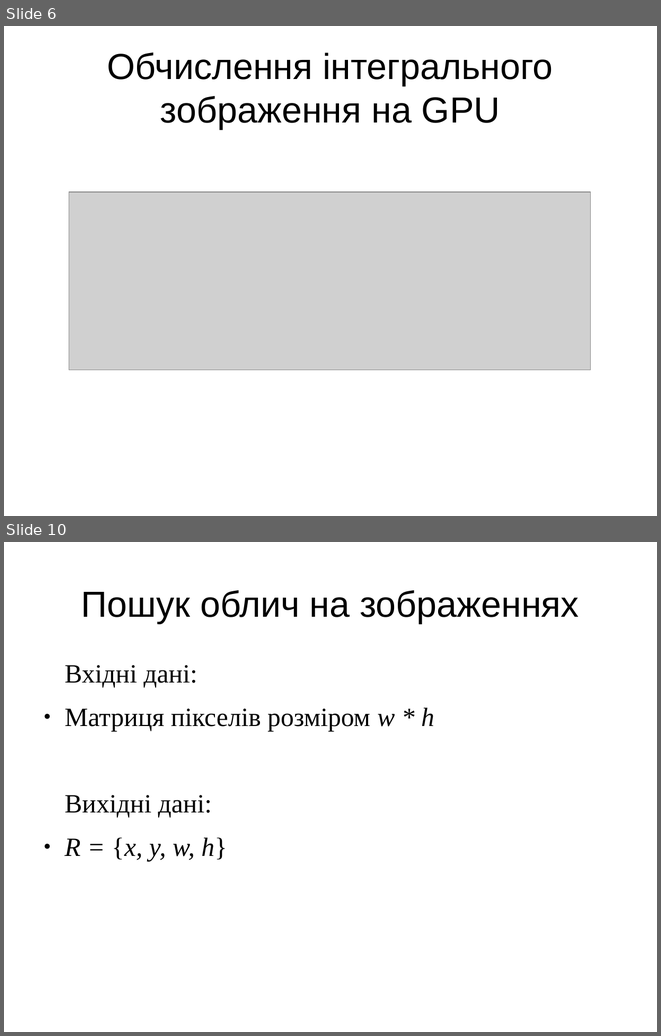
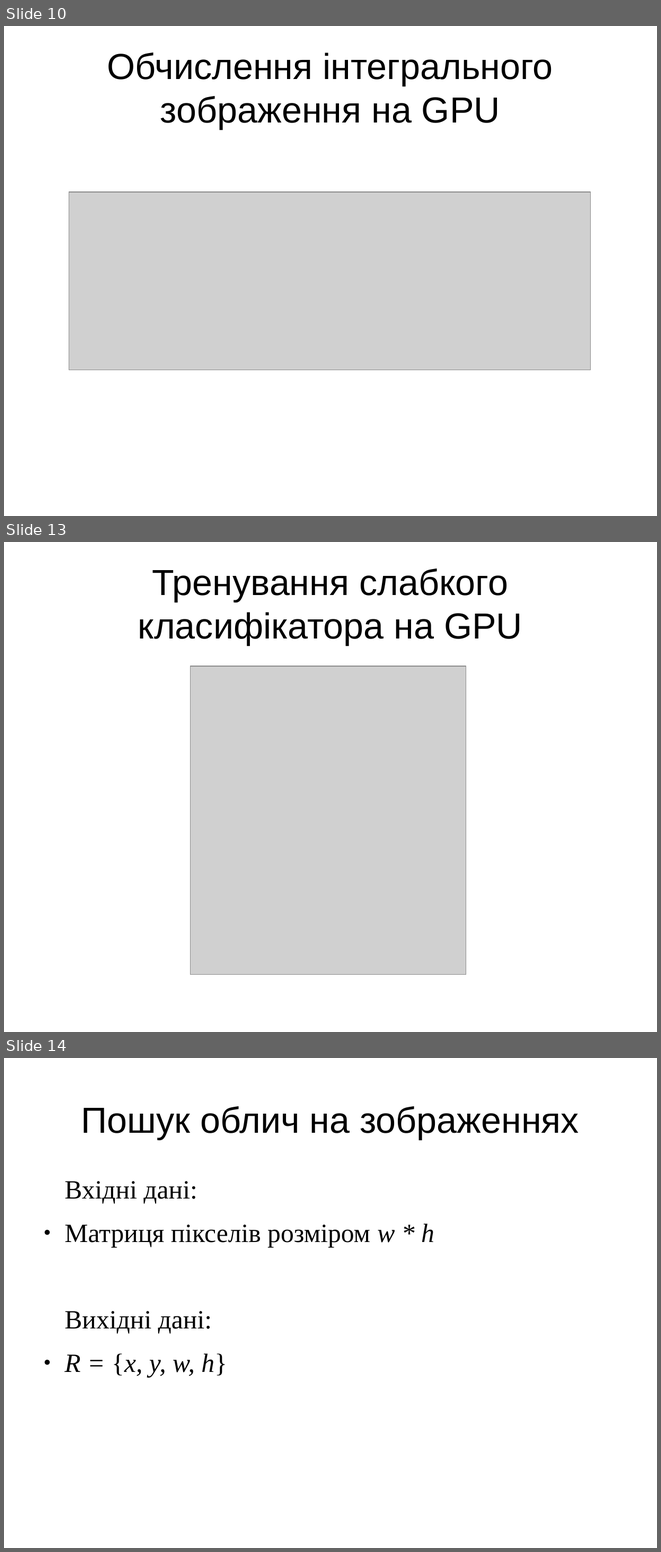
Before and after one commit to FaceDetect/gpu-face-detection, a slide deck: doc/presentation.odp. Shown one above the other, each under a label of ours: slides 6 and 10 before the commit, slides 10, 13 and 14 after it; the slides between them are not shown. The pictures are 661x1036 and 661x1552 pixels, drawn with LibreOffice and Linux fonts; fonts in the diff are those of the drawing; grey boxes stand for pictures. Boxes give left, top, right and bottom in pixels: in the first picture for what was removed or moved away, otherwise in the second. Text is boxed around its words. In the diff, an @@ line names an element or a change of style, - is before the commit and + after.

```diff
--- a/doc/presentation.odp
+++ b/doc/presentation.odp
@@ slide 13 added at [4, 542, 657, 1032], background #FFFFFF @@
@@ title added at [138, 568, 522, 645], 44 pt, text #000000 @@
+Тренування слабкого класифікатора на GPU
@@ picture added at [191, 666, 466, 974] @@
@@ what was slide 6 is now slide 10 @@
@@ what was slide 10 is now slide 14 @@
```
Also in this commit, not shown: 2 slides changed, 6 other slides added.
